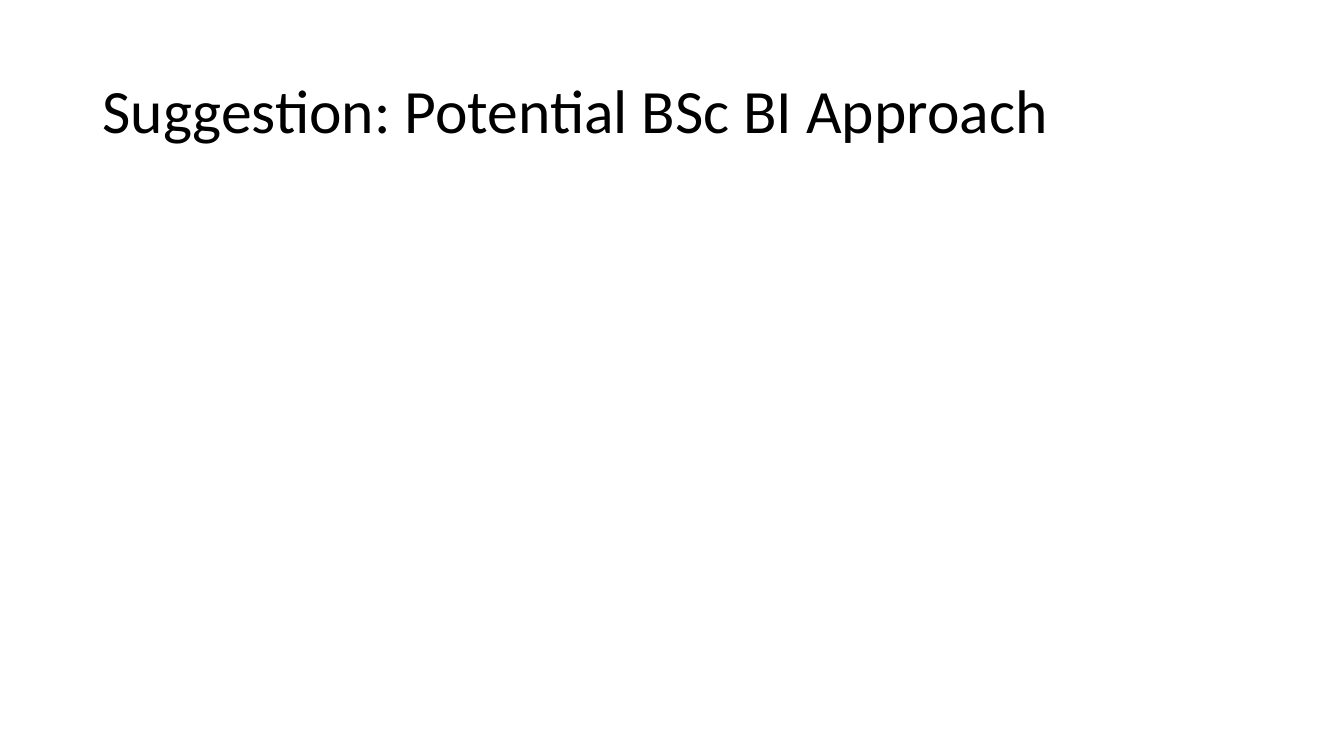
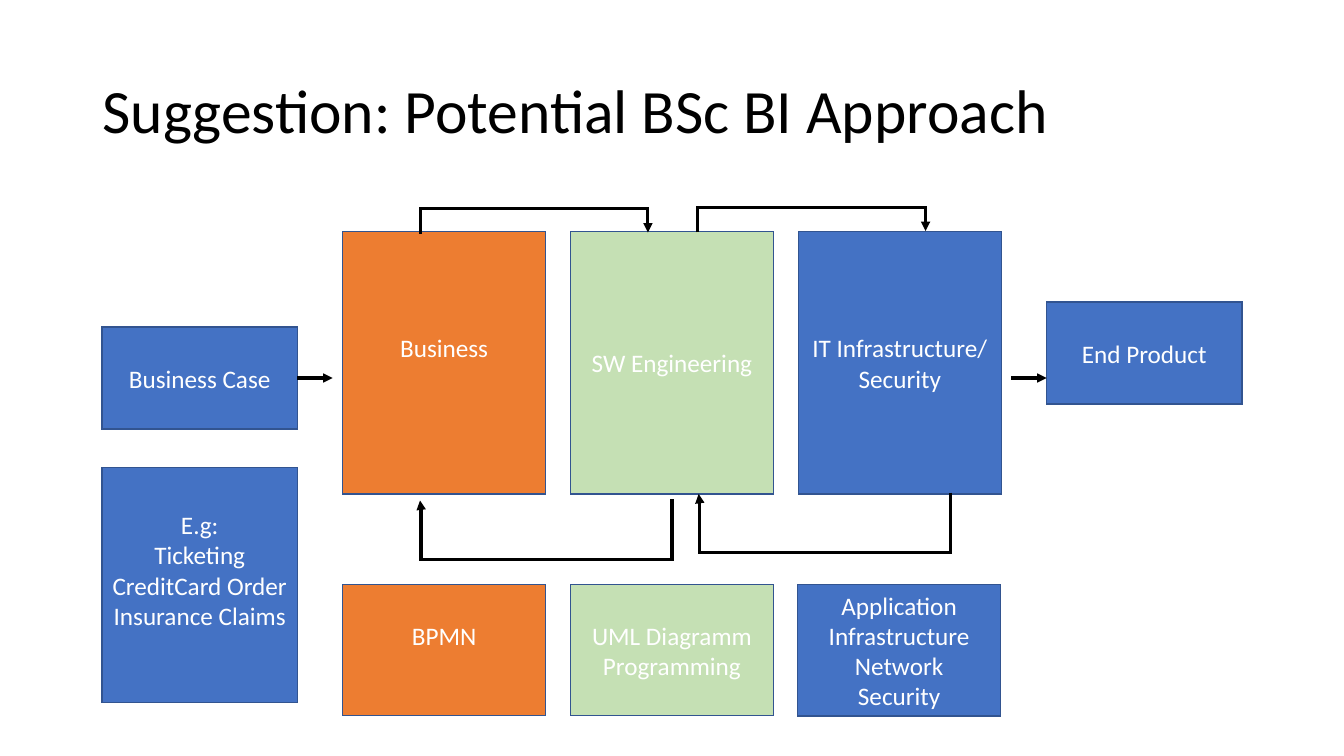
Before and after one commit to AgileBusinessAnalysis/08_TEAM, a slide deck: slide 8 of Team 08-Outcome.pptx (slide 6 before the commit). Drawn at 1344x756 pixels with LibreOffice and Linux fonts; fonts in the diff are those of the drawing. Boxes give left, top, right and bottom in pixels: in the first picture for what was removed or moved away, otherwise in the second. Text is boxed around its words. In the diff, an @@ line names an element or a change of style, - is before the commit and + after.

```diff
--- a/Team 08-Outcome.pptx
+++ b/Team 08-Outcome.pptx
@@ elbow arrow added from (420, 234) to (648, 233), #000000 2.25 pt @@
@@ elbow arrow added from (698, 233) to (926, 231), #000000 2.25 pt @@
@@ rectangle added at [343,232,545,494], fill #ED7D31, outline #325491 1 pt, 18 pt, text #FFFFFF @@
+Business
@@ rectangle added at [571,232,773,494], fill #C5E0B4, outline #325491 1 pt, 18 pt, text #FFFFFF @@
+SW Engineering
@@ rectangle added at [799,232,1001,494], fill #4472C4, outline #325491 1 pt, 18 pt, text #FFFFFF @@
+IT Infrastructure/
+Security
@@ rectangle added at [102,327,297,429], fill #4472C4, outline #325491 1 pt, 18 pt, text #FFFFFF @@
+Business Case
@@ rectangle added at [1047,302,1242,404], fill #4472C4, outline #325491 1 pt, 18 pt, text #FFFFFF @@
+End Product
@@ arrow added from (297, 378) to (333, 378), #000000 2.25 pt @@
@@ arrow added from (1011, 378) to (1047, 378), #000000 2.25 pt @@
@@ rectangle added at [102,468,297,703], fill #4472C4, outline #325491 1 pt, 18 pt, text #FFFFFF @@
+E.g:
+Ticketing
+CreditCard Order
+Insurance Claims
@@ elbow arrow added from (673, 499) to (420, 501), #000000 2.25 pt @@
@@ elbow arrow added from (951, 493) to (699, 494), #000000 2.25 pt @@
@@ rectangle added at [343,585,545,716], fill #ED7D31, outline #325491 1 pt, 18 pt, text #FFFFFF @@
+BPMN
@@ rectangle added at [571,585,773,716], fill #C5E0B4, outline #325491 1 pt, 18 pt, text #FFFFFF @@
+UML Diagramm
+Programming
@@ rectangle added at [798,585,1000,716], fill #4472C4, outline #325491 1 pt, 18 pt, text #FFFFFF @@
+Application
+Infrastructure
+Network
+Security
```
Also in this commit, not shown: 1 other slide changed, 3 slides added.
